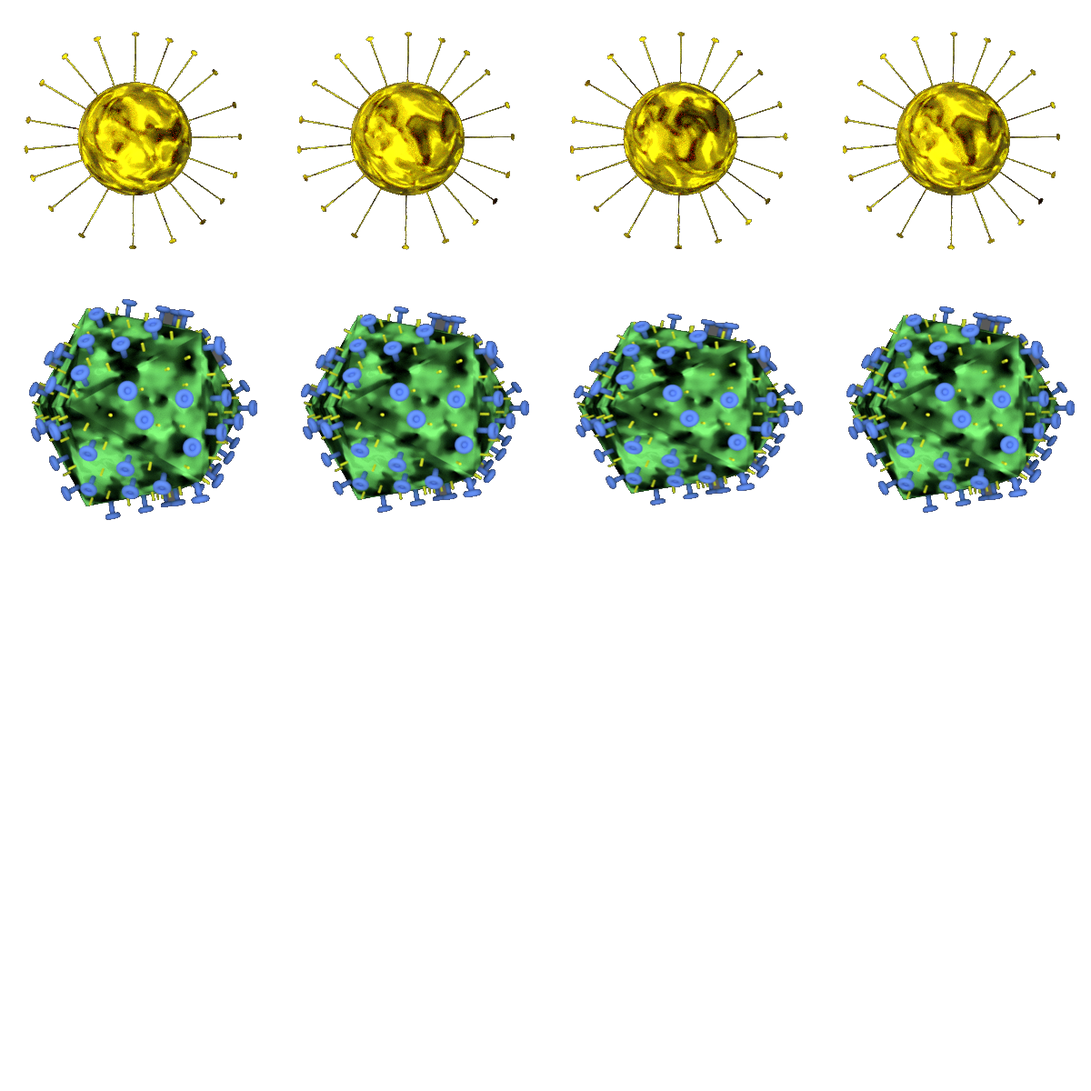
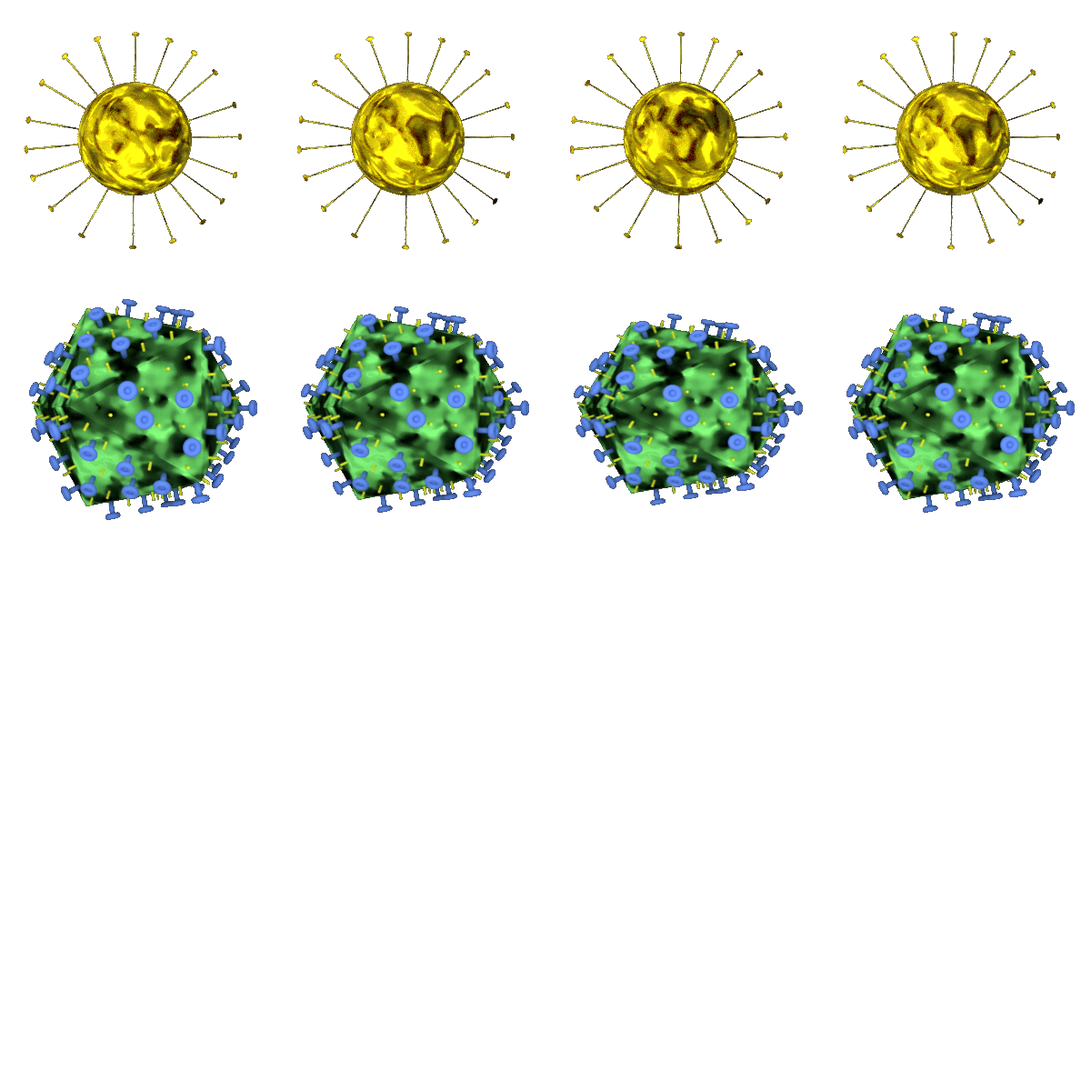
Layers edited between the first and the second 1091x1091 image:
painted on "ShortAntennaBoss.png" over [29, 300, 1076, 521]
